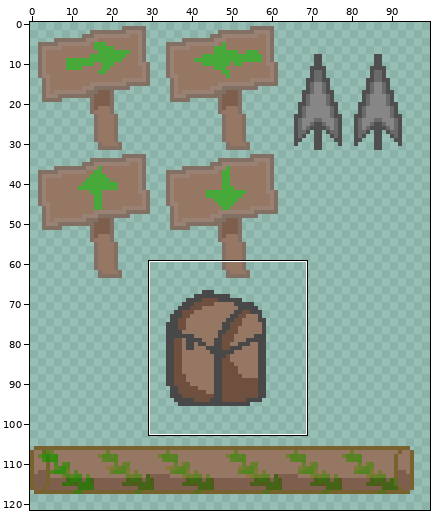
Two versions of one sprite sheet, UnityGroupProject/Assets/Prefabs/map/Pixel Platformer Art Pack/Tilesets/GameObjectsTiles.png. Above, an overview of the earlier version with the close-up marked.
Close-up. Before the commit:
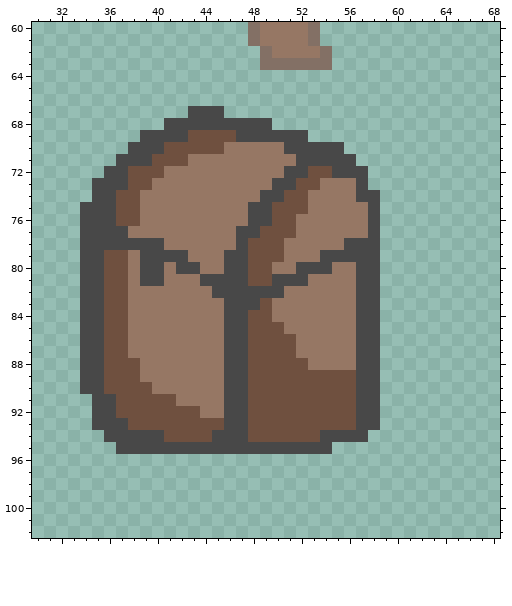
The file is 256x256 pixels. Pixels under 10% opacity are left out. Colours within 5 levels of each other are drawn and written as one. Shown: x 30..68, y 60..102. The wide view leaves out empty margins.
The same view after the edit:
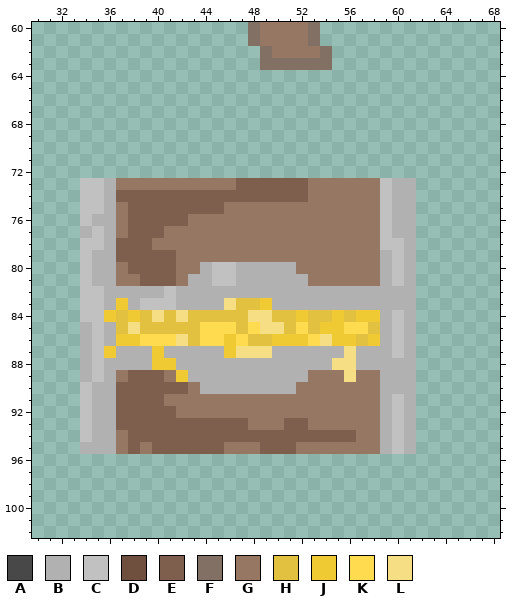
Palette (. is transparent): A #484848  B #b1b1b1  C #c1c1c1  D #6f503f  E #7e5f4e  F #837065  G #967764  H #e2c140  J #f0ca33  K #ffdc4f  L #f5de84
Edits made:
@@ x 30..68 @@
  66 .......................................
- 67 .............AAA.......................
- 68 ...........AAAAAAAAA...................
- 69 .........AAAADDDDAAAAAA................
- 70 ........AAADDDDDGGGGGAAAAA.............
- 71 .......AAADDDGGGGGGGGGAAAAA............
- 72 ......AADDDGGGGGGGGGGAADDAAA...........
- 73 .....AAADDGGGGGGGGGGAADDGGGA...........
- 74 .....AADDGGGGGGGGGGAADDGGGGAA..........
- 75 ....AAADDGGGGGGGGGAADDDGGGGGA..........
- 76 ....AAADDGGGGGGGGGAADDGGGGGGA..........
- 77 ....AAAAGGGGGGGGGAADDDGGGGGGA..........
- 78 ....AAAAAAAGGGGGGADDDGGGGGAAA..........
- 79 ....AADDGAAAAGGGAADDDGGGAAAAA..........
- 80 ....AADDGAAGAAGGAADDGGAAAGGAA..........
- 81 ....AADDGAAGGGAAAADDAAAGGGGAA..........
- 82 ....AADDGGGGGGGAAAAAAGGGGGGAA..........
- 83 ....AADDGGGGGGGGAAADGGGGGGGAA..........
- 84 ....AADDGGGGGGGGAADDGGGGGGGAA..........
- 85 ....AADDGGGGGGGGAADDDGGGGGGAA..........
- 86 ....AADDGGGGGGGGAADDDDGGGGGAA..........
- 87 ....AADDGGGGGGGGAADDDDGGGGGAA..........
- 88 ....AADDDGGGGGGGAADDDDDGGGGAA..........
- 89 ....AADDDGGGGGGGAADDDDDDDDDAA..........
- 90 ....AADDDDGGGGGGAADDDDDDDDDAA..........
- 91 .....AADDDDDGGGGAADDDDDDDDDAA..........
- 92 .....AADDDDDDDGGAADDDDDDDDDAA..........
- 93 .....AAADDDDDDDDAADDDDDDDDDAA..........
- 94 ......AAAAADDDDAAADDDDDDAAAA...........
- 95 .......AAAAAAAAAAAAAAAAAA..............
+ 67 .......................................
+ 68 .......................................
+ 69 .......................................
+ 70 .......................................
+ 71 .......................................
+ 72 .......................................
+ 73 ....CCBGGGGGGGGGGEEEEEEGGGGGGCBB.......
+ 74 ....CCBEEEEEEEEEEEEEEEEGGGGGGCBB.......
+ 75 ....CCBGEEEEEEEEGGGGGGGGGGGGGCBB.......
+ 76 ....CBBGEEEEEGGGGGGGGGGGGGGGGCBB.......
+ 77 ....BCBGEEEGGGGGGGGGGGGGGGGGGCBB.......
+ 78 ....CCBEEEGGGGGGGGGGGGGGGGGGGCCB.......
+ 79 ....CBBEEEEEGGGGGGGGGGGGGGGGGBCB.......
+ 80 ....CBBGEEEEGGBCCBBBBBGGGGGGGBCB.......
+ 81 ....CBBGGEEEGBBCCBBBBBBGGGGGGBCB.......
+ 82 ....CCBBBBBCBBBBBBBBBBBBBBBBBBBB.......
+ 83 ....CCBJBCCCBBBBLHHJBBBBBBBBBBBB.......
+ 84 ....CCJHJHLHLHHHHHLLHHJHHJHJJBCB.......
+ 85 ....BCBHLHHHHHKKKHKLLHKHJJKKHBCB.......
+ 86 ....BCBJJKKKLHKKJKHHJJJKLJJHJBCB.......
+ 87 ....BCJBBBJBBBBBJLLLBBBBBBLBBBCB.......
+ 88 ....BCBBBBJJBBBBBBBBBBBBBLLBBBBB.......
+ 89 ....BCBGEEEGJBBBBBBBBBBGGGLGGBBB.......
+ 90 ....CBBEEEEEEGBBBBBBBBGGGGGGGBBB.......
+ 91 ....CBBEEEEGGGGGGGGGGGGGGGGGGBCB.......
+ 92 ....CBBEEEEEGGGGGGGGGGGGGGGGGBCB.......
+ 93 ....CBBEEEEEEEEEEEGGGEEGGGGGGBCB.......
+ 94 ....CBBGEEEEEEEEEEEEEEEEEEEGGBCB.......
+ 95 ....BBBGEGEEEEEEGGGEEEGGGGGGGBCB.......
  96 .......................................
